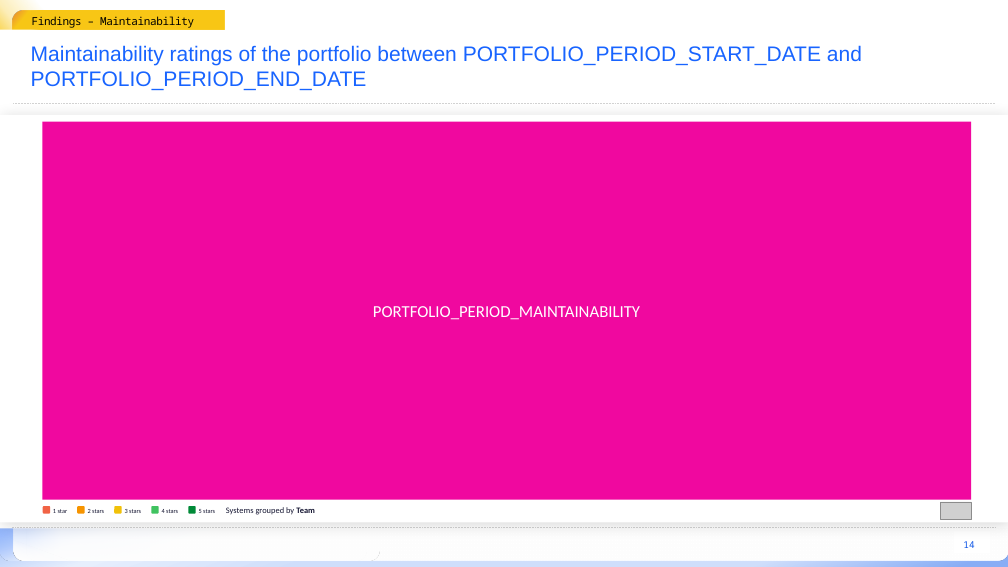
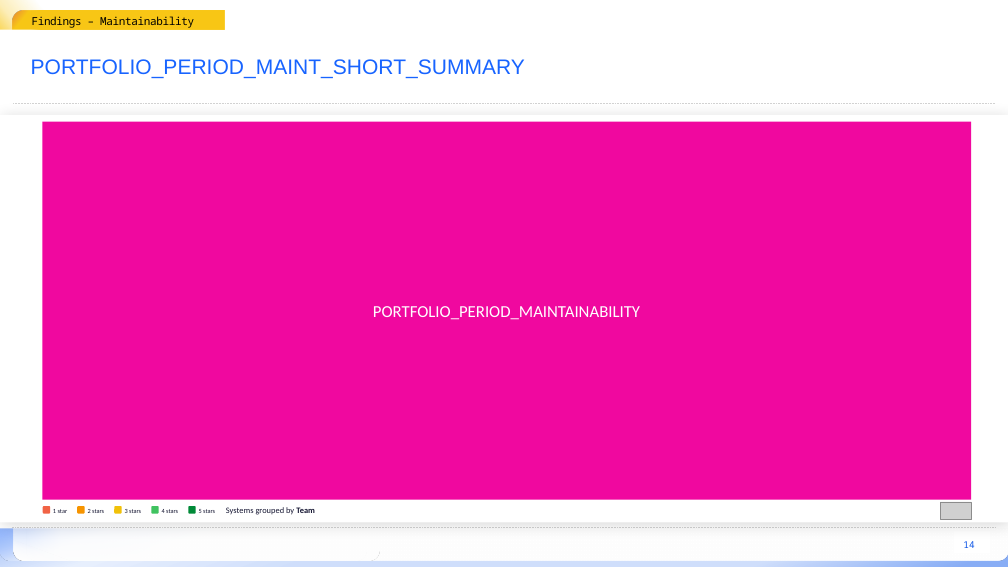
Before and after one commit to mardibiase/sigrid-integrations, a slide deck: slide 14 of report-generator/src/report_generator/presets/templates/portfolio-overview.pptx. Drawn at 1008x567 pixels with LibreOffice and Linux fonts; fonts in the diff are those of the drawing; grey boxes stand for pictures; background and template pictures are left out. Boxes give left, top, right and bottom in pixels: in the first picture for what was removed or moved away, otherwise in the second. Text is boxed around its words. In the diff, an @@ line names an element or a change of style, - is before the commit and + after.

```diff
--- a/report-generator/src/report_generator/presets/templates/portfolio-overview.pptx
+++ b/report-generator/src/report_generator/presets/templates/portfolio-overview.pptx
@@ title at (31,59,525,78): text changed @@
-Maintainability ratings of the portfolio between PORTFOLIO_PERIOD_START_DATE and PORTFOLIO_PERIOD_END_DATE
+PORTFOLIO_PERIOD_MAINT_SHORT_SUMMARY
```
Also in this commit, not shown: 1 other slide changed, 2 other files.
